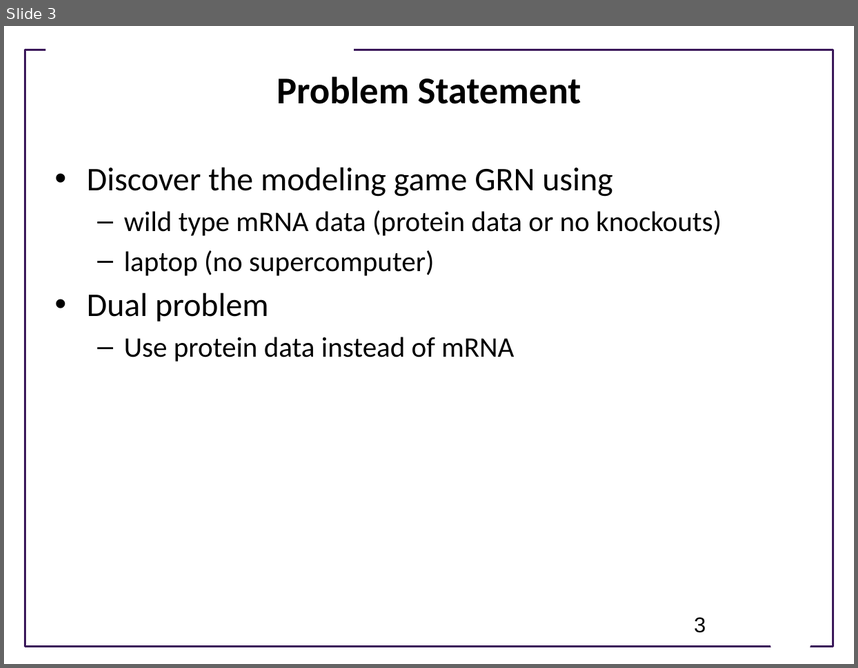
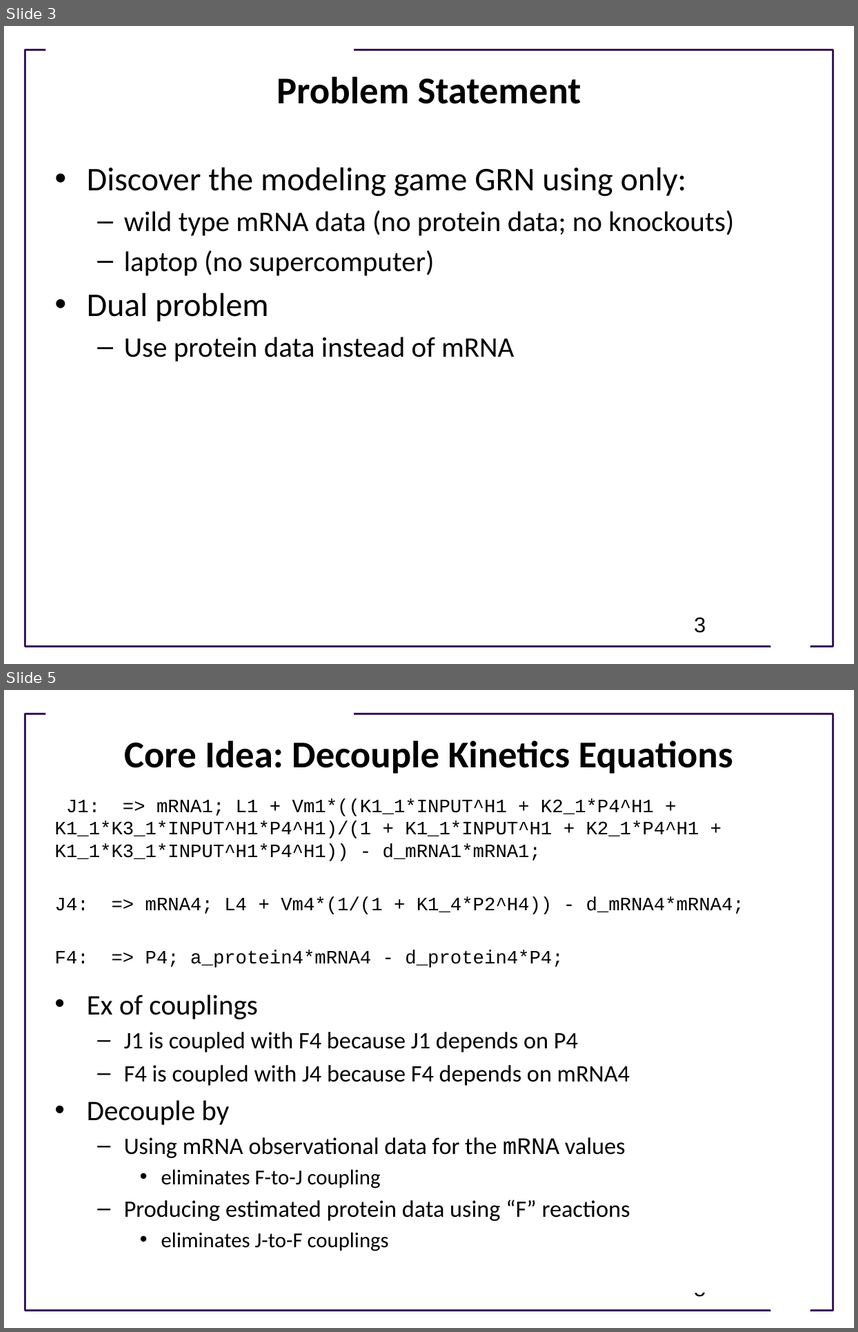
Before and after one commit to ModelEngineering/advancing-biomedical-models, a slide deck: ModelingGame/Summary of Approach to Modeling Game.pptx. Shown one above the other, each under a label of ours: slide 3 before the commit, slides 3 and 5 after it; the slides between them are not shown. The pictures are 858x668 and 858x1332 pixels, drawn with LibreOffice and Linux fonts; fonts in the diff are those of the drawing; background and template pictures are left out. Boxes give left, top, right and bottom in pixels: in the first picture for what was removed or moved away, otherwise in the second. Text is boxed around its words. In the diff, an @@ line names an element or a change of style, - is before the commit and + after.

```diff
--- a/ModelingGame/Summary of Approach to Modeling Game.pptx
+++ b/ModelingGame/Summary of Approach to Modeling Game.pptx
@@ slide 5 added at bbox=[4, 690, 854, 1328], background #FFFFFF; not listed: 3 template elements that a slide beside it also shows @@
@@ title added at bbox=[124, 740, 733, 773], 32 pt, text #000000, bold @@
+Core Idea: Decouple Kinetics Equations
@@ text added at bbox=[55, 798, 744, 967], 16 pt, text #000000 @@
+J1: => mRNA1; L1 + Vm1*((K1_1*INPUT^H1 + K2_1*P4^H1 + K1_1*K3_1*INPUT^H1*P4^H1)/(1 + K1_1*INPUT^H1 + K2_1*P4^H1 + K1_1*K3_1*INPUT^H1*P4^H1)) - d_mRNA1*mRNA1;
+J4: => mRNA4; L4 + Vm4*(1/(1 + K1_4*P2^H4)) - d_mRNA4*mRNA4;
+F4: => P4; a_protein4*mRNA4 - d_protein4*P4;
@@ text added at bbox=[87, 994, 631, 1251], 20 pt, text #000000 @@
+• Ex of couplings
+  – J1 is coupled with F4 because J1 depends on P4
+  – F4 is coupled with J4 because F4 depends on mRNA4
+• Decouple by
+  – Using mRNA observational data for the mRNA values
+    • eliminates F-to-J coupling
+  – Producing estimated protein data using “F” reactions
+    • eliminates J-to-F couplings
@@ page number added at bbox=[694, 1292, 706, 1297], 18 pt, text #000000 @@
+5
@@ slide 3 changed as well @@
@@ text at bbox=[87, 167, 734, 236]: text changed @@
-• Discover the modeling game GRN using
-  – wild type mRNA data (protein data or no knockouts)
+• Discover the modeling game GRN using only:
+  – wild type mRNA data (no protein data; no knockouts)
```
Also in this commit, not shown: 4 other slides changed, 5 other slides added, 3 slides removed.
